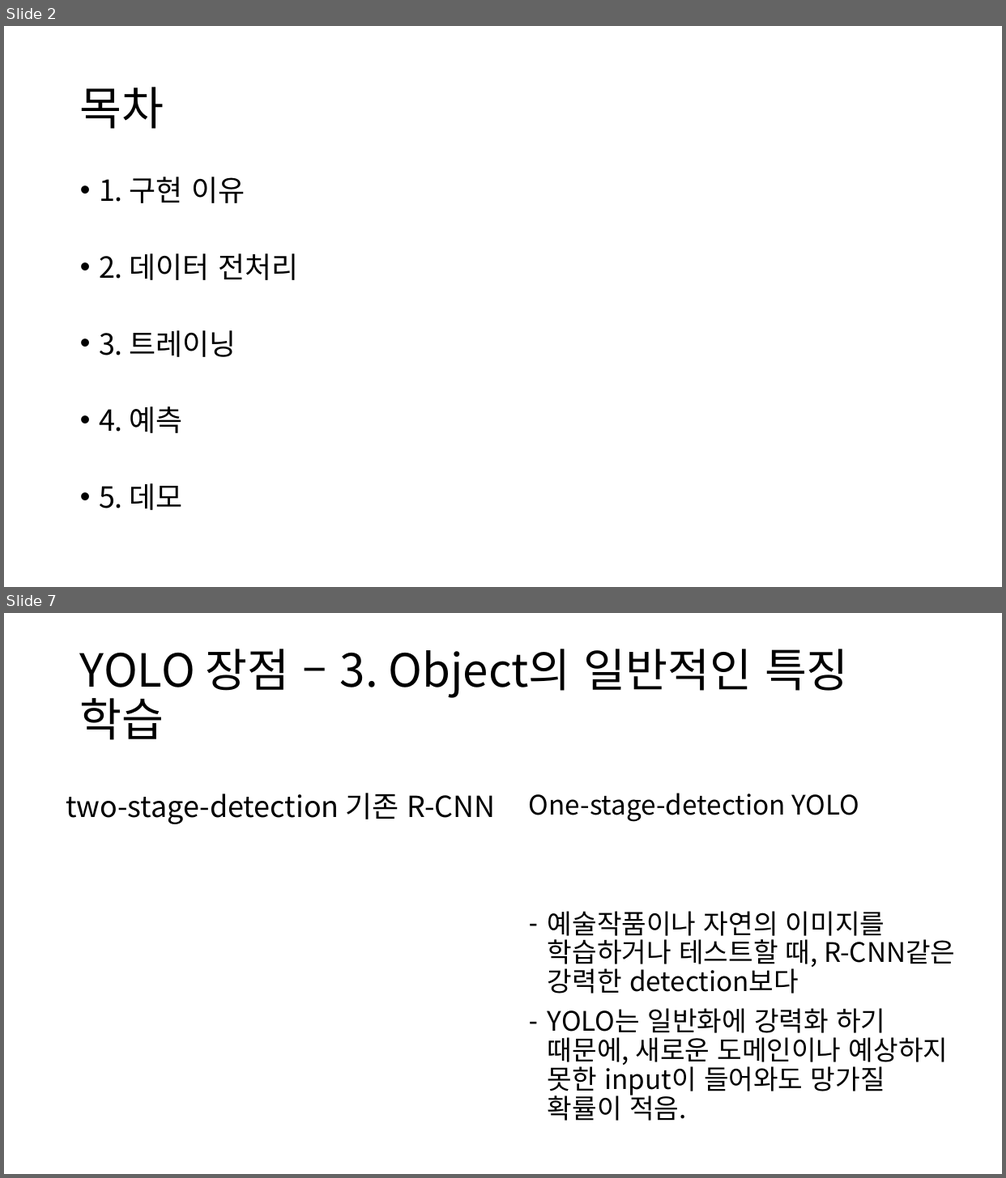
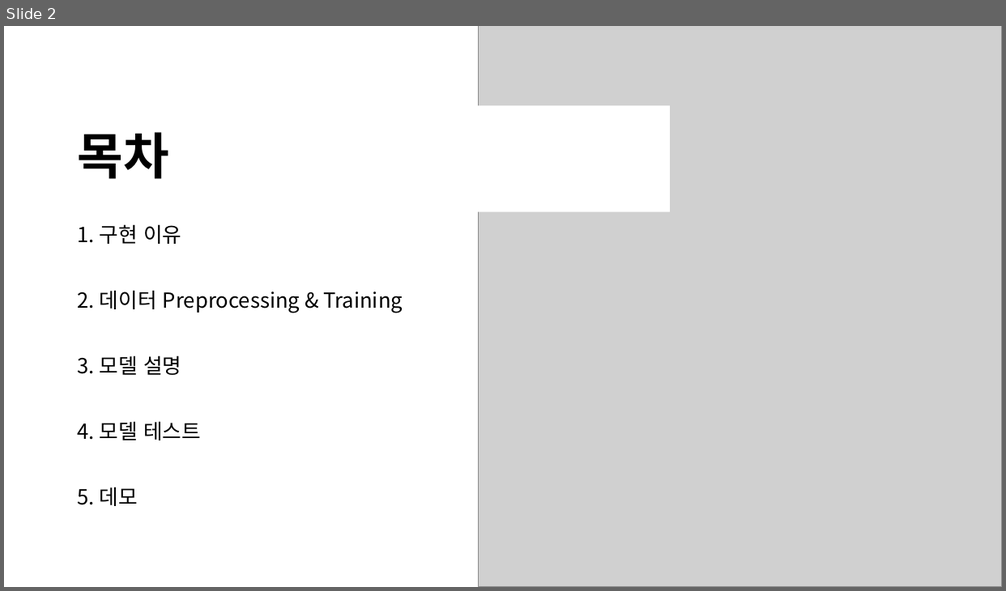
Before and after one commit to Team-Tetrapod/project, a slide deck: 2. 발표자료/PC조립 헬퍼 최종본.pptx. Shown one above the other, each under a label of ours: slides 2 and 7 before the commit, slide 2 after it; the slides between them are not shown. The pictures are 1006x1178 and 1006x591 pixels, drawn with LibreOffice and Linux fonts; fonts in the diff are those of the drawing; grey boxes stand for pictures; background and template pictures are left out. Boxes give left, top, right and bottom in pixels: in the first picture for what was removed or moved away, otherwise in the second. Text is boxed around its words. In the diff, an @@ line names an element or a change of style, - is before the commit and + after.

```diff
--- a/2. 발표자료/PC조립 헬퍼 최종본.pptx
+++ b/2. 발표자료/PC조립 헬퍼 최종본.pptx
@@ slide 7 removed at (4, 613, 1002, 1174), background #FFFFFF @@
@@ title removed at (80, 649, 849, 740) @@
-YOLO 장점 – 3. Object의 일반적인 특징 학습
@@ text removed at (66, 793, 496, 824) @@
-two-stage-detection 기존 R-CNN
@@ text removed at (529, 793, 955, 1121) @@
-One-stage-detection YOLO
-– 예술작품이나 자연의 이미지를 학습하거나 테스트할 때, R-CNN같은 강력한 detection보다
-– YOLO는 일반화에 강력화 하기 때문에, 새로운 도메인이나 예상하지 못한 input이 들어와도 망가질 확률이 적음.
@@ slide 2 changed as well @@
@@ picture added at (479, 26, 1002, 587) @@
@@ rectangle "목차": place and size @@
-rectangle "목차" at (80, 87, 164, 129)
+rectangle "목차" at (70, 105, 670, 211)
@@ rectangle "목차" at (70, 105, 670, 211): size 44 to 48 pt, bold on; fill none to #FFFFFF @@
@@ text "1. 구현 이유": place and size @@
-text "1. 구현 이유" at (99, 177, 298, 510)
+text "1. 구현 이유" at (78, 224, 403, 506)
@@ text "1. 구현 이유" at (78, 224, 403, 506): vertical alignment top to middle @@
@@ text at (78, 224, 181, 506): size 28 to 20 pt in "1. 구현 이유", "5. 데모"; bullet • to none; line spacing 0.8 to 0.9 @@
@@ text at (78, 290, 403, 441): text changed; size 28 to 20 pt @@
-• 2. 데이터 전처리
-• 3. 트레이닝
-• 4. 예측
+2. 데이터 Preprocessing & Training
+3. 모델 설명
+4. 모델 테스트
```
Also in this commit, not shown: 5 other slides changed, 5 slides added, 6 other slides removed, 1 other file.
